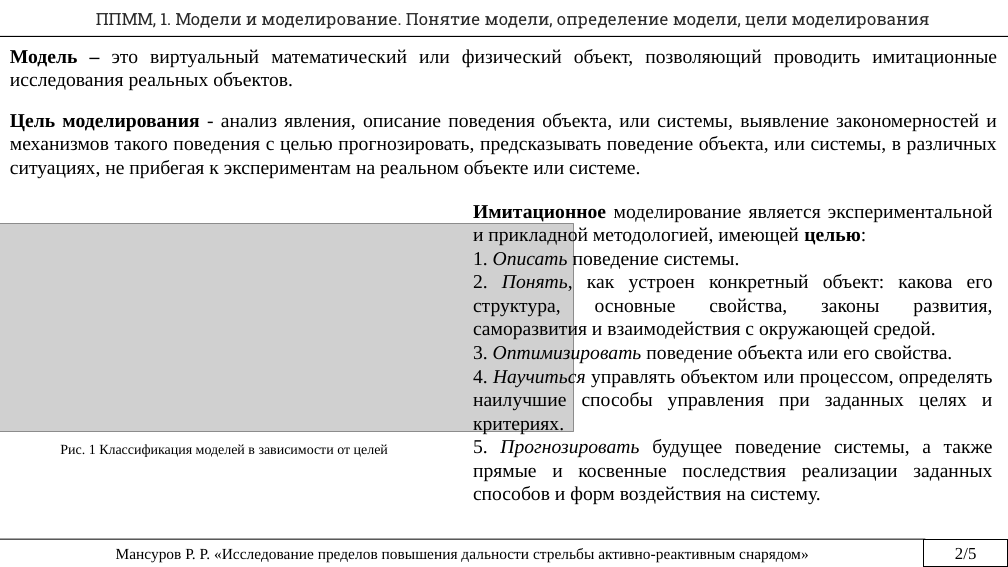
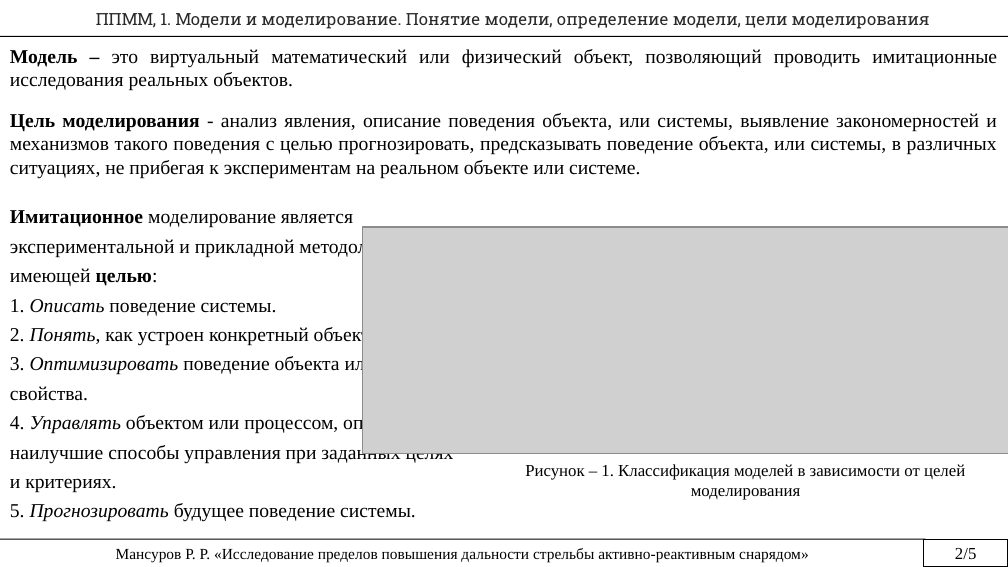
Before and after one commit to rustam-mansurov/cats, a slide deck: slide 2 of Госы/Домашнее задание Мансуров.pptx. Drawn at 1008x567 pixels with LibreOffice and Linux fonts; fonts in the diff are those of the drawing; grey boxes stand for pictures. Boxes give left, top, right and bottom in pixels: in the first picture for what was removed or moved away, otherwise in the second. Text is boxed around its words. In the diff, an @@ line names an element or a change of style, - is before the commit and + after.

```diff
--- a/Госы/Домашнее задание Мансуров.pptx
+++ b/Госы/Домашнее задание Мансуров.pptx
@@ text "Имитационное моделирование является экспериментальной и ...": place and size @@
-text "Имитационное моделирование является экспериментальной и ..." at (473, 204, 993, 505)
+text "Имитационное моделирование является экспериментальной и ..." at (10, 210, 454, 522)
@@ picture removed at (0, 224, 574, 431) @@
@@ text at (10, 210, 420, 401): alignment justified to left; line spacing 1 to 1.25 @@
@@ picture added at (363, 227, 1008, 454) @@
@@ text at (10, 326, 373, 346): text changed @@
-2. Понять, как устроен конкретный объект: какова его структура, основные свойства, законы развития, саморазвития и взаимодействия с окружающей средой.
+2. Понять, как устроен конкретный объект.
@@ text at (10, 414, 454, 522): text changed @@
-4. Научиться управлять объектом или процессом, определять наилучшие способы управления при заданных целях и критериях.
-5. Прогнозировать будущее поведение системы, а также прямые и косвенные последствия реализации заданных способов и форм воздействия на систему.
+4. Управлять объектом или процессом, определять наилучшие способы управления при заданных целях и критериях.
+5. Прогнозировать будущее поведение системы.
@@ text "Рисунок – 1. Классификация моделей ..." at (525, 464, 965, 500): vertical alignment middle to top @@
@@ text at (525, 464, 965, 500): text changed; size 10 to 12 pt @@
-Рис. 1 Классификация моделей в зависимости от целей
+Рисунок – 1. Классификация моделей в зависимости от целей моделирования
```
Also in this commit, not shown: 2 other slides changed, 1 slide removed, 1 other file.
